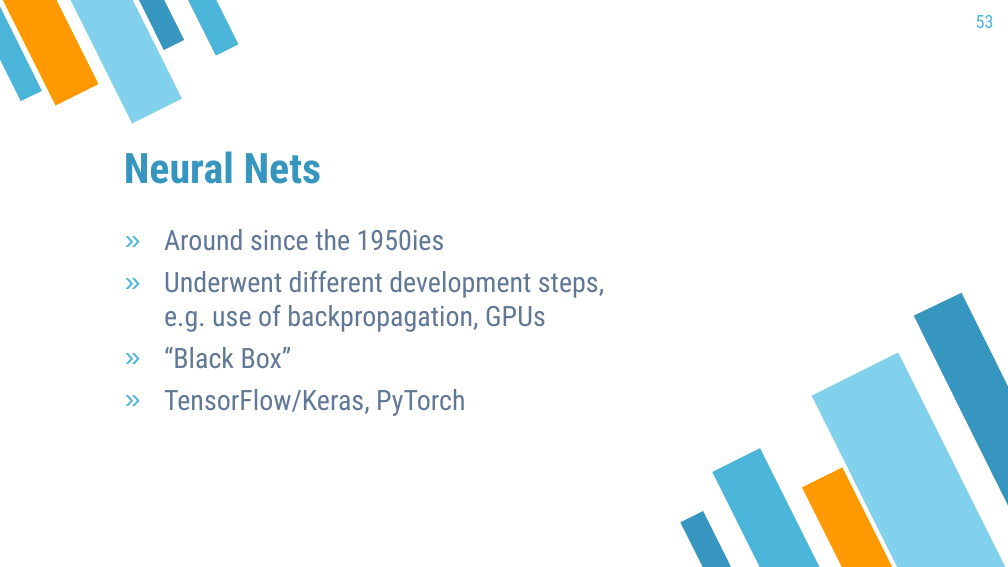
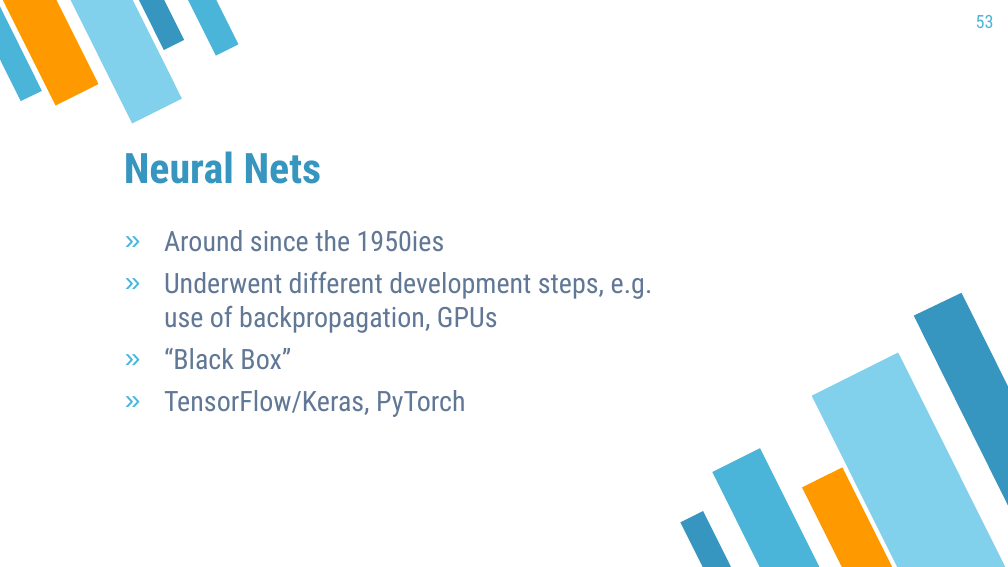
Before and after one commit to mayer79/ml_lecture, a slide deck: slide 53 of slides/ML_Lecture.pptx. Drawn at 1008x567 pixels with LibreOffice and Linux fonts; fonts in the diff are those of the drawing. Boxes give left, top, right and bottom in pixels: in the first picture for what was removed or moved away, otherwise in the second. Text is boxed around its words. In the diff, an @@ line names an element or a change of style, - is before the commit and + after.

```diff
--- a/slides/ML_Lecture.pptx
+++ b/slides/ML_Lecture.pptx
@@ text "Around since the 1950ies" rewrapped from <box>164,229,604,416</box> to <box>164,230,653,417</box> @@
```
Also in this commit, not shown: 25 other slides changed, 2 other files.
